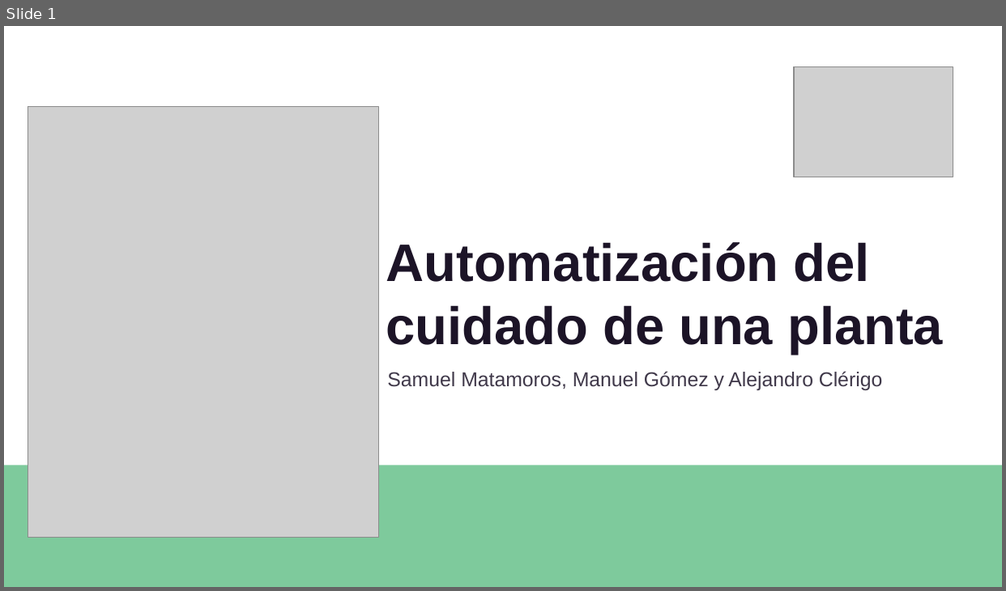
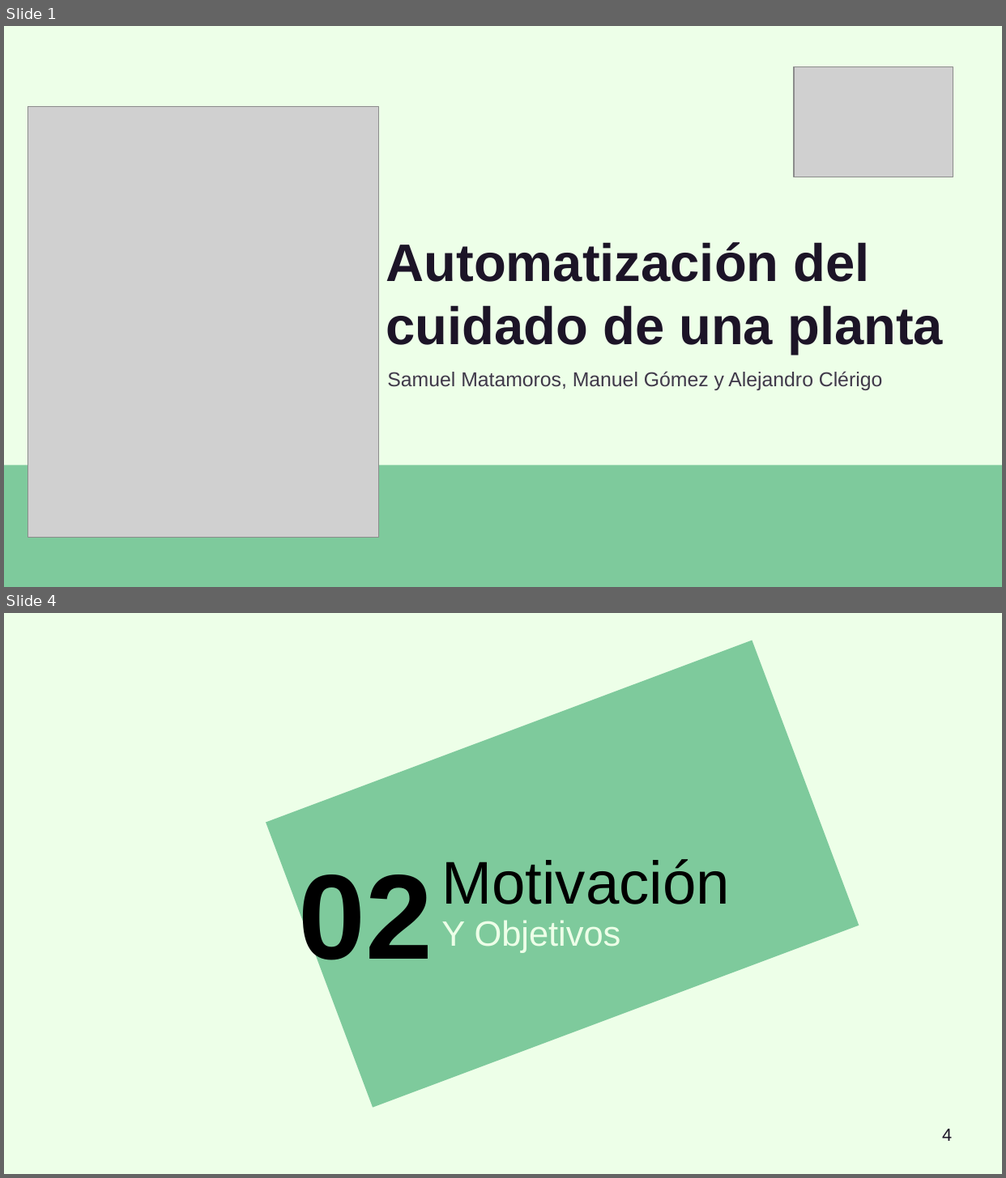
Before and after one commit to SamuelMatamoros/Automating-the-care-of-a-plant, a slide deck: Documentos/Presentación/DefensaProyecto.odp. Shown one above the other, each under a label of ours: slide 1 before the commit, slides 1 and 4 after it; the slides between them are not shown. The pictures are 1006x591 and 1006x1178 pixels, drawn with LibreOffice and Linux fonts; fonts in the diff are those of the drawing; grey boxes stand for pictures. Boxes give left, top, right and bottom in pixels: in the first picture for what was removed or moved away, otherwise in the second. Text is boxed around its words. In the diff, an @@ line names an element or a change of style, - is before the commit and + after.

```diff
--- a/Documentos/Presentación/DefensaProyecto.odp
+++ b/Documentos/Presentación/DefensaProyecto.odp
@@ slide 4 added at (x1=4, y1=613, x2=1002, y2=1174), background #EDFFE8 @@
@@ rectangle added at (x1=266, y1=641, x2=859, y2=1108), fill #7ECA9C @@
@@ text added at (x1=298, y1=875, x2=432, y2=981), 96 pt, text #000000, bold @@
+02
@@ subtitle added at (x1=441, y1=859, x2=730, y2=905), 48 pt, text #000000 @@
+Motivación
@@ text added at (x1=441, y1=920, x2=621, y2=953), 28 pt, text #EDFFE8 @@
+Y Objetivos
@@ page number added at (x1=942, y1=1129, x2=952, y2=1141), 14 pt, text #1C1427 @@
+4
@@ slide 1 changed as well @@
@@ background #FFFFFF to #EDFFE8 @@
```
Also in this commit, not shown: 21 other slides added, 1 slide removed, 2 other files.
